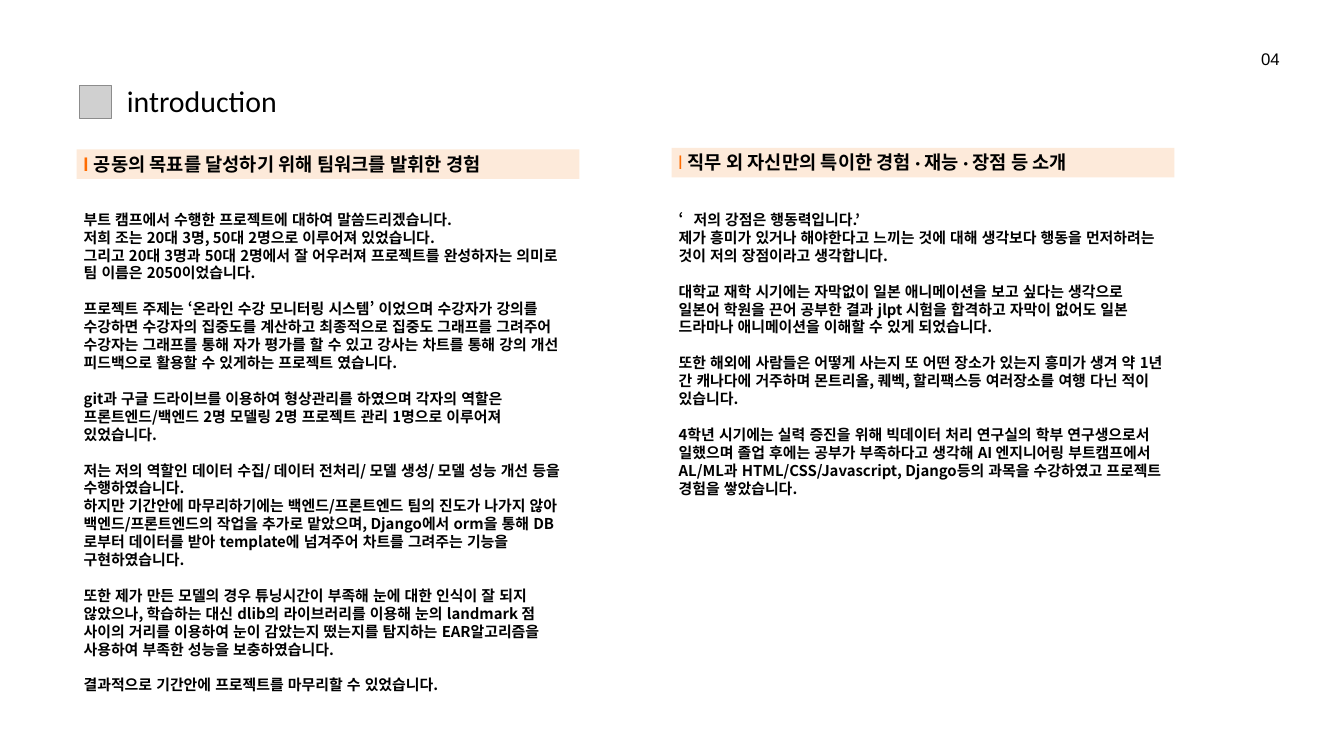
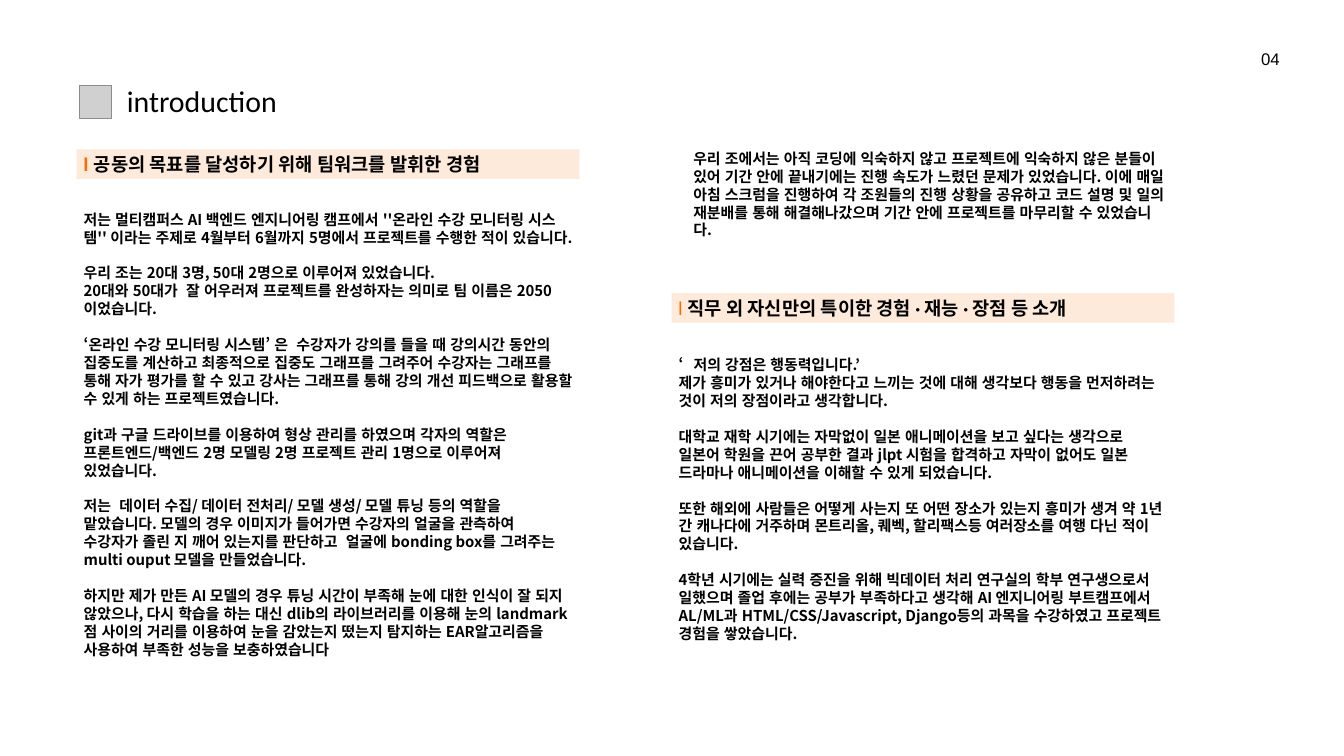
Before and after one commit to looloo404/portfolio, a slide deck: slide 6 of (fasoo)강지윤_프토플리오_멀티캠퍼스.pptx. Drawn at 1344x756 pixels with LibreOffice and Linux fonts; fonts in the diff are those of the drawing; grey boxes stand for pictures; background and template pictures are left out. Boxes give left, top, right and bottom in pixels: in the first picture for what was removed or moved away, otherwise in the second. Text is boxed around its words. In the diff, an @@ line names an element or a change of style, - is before the commit and + after.

```diff
--- a/(fasoo)강지윤_프토플리오_멀티캠퍼스.pptx
+++ b/(fasoo)강지윤_프토플리오_멀티캠퍼스.pptx
@@ text added at box(693, 151, 1164, 237), 16 pt, text #000000, bold @@
+우리 조에서는 아직 코딩에 익숙하지 않고 프로젝트에 익숙하지 않은 분들이 있어 기간 안에 끝내기에는 진행 속도가 느렸던 문제가 있었습니다. 이에 매일 아침 스크럼을 진행하여 각 조원들의 진행 상황을 공유하고 코드 설명 및 일의 재분배를 통해 해결해나갔으며 기간 안에 프로젝트를 마무리할 수 있었습니다.
@@ text at box(84, 212, 573, 657): text changed @@
-부트 캠프에서 수행한 프로젝트에 대하여 말씀드리겠습니다.
-저희 조는 20대 3명, 50대 2명으로 이루어져 있었습니다.
-그리고 20대 3명과 50대 2명에서 잘 어우러져 프로젝트를 완성하자는 의미로 팀 이름은 2050이었습니다.
-프로젝트 주제는 ‘온라인 수강 모니터링 시스템’ 이었으며 수강자가 강의를 수강하면 수강자의 집중도를 계산하고 최종적으로 집중도 그래프를 그려주어 수강자는 그래프를 통해 자가 평가를 할 수 있고 강사는 차트를 통해 강의 개선 피드백으로 활용할 수 있게하는 프로젝트 였습니다.
-git과 구글 드라이브를 이용하여 형상관리를 하였으며 각자의 역할은
-프론트엔드/백엔드 2명 모델링 2명 프로젝트 관리 1명으로 이루어져 있었습니다.
-저는 저의 역할인 데이터 수집/ 데이터 전처리/ 모델 생성/ 모델 성능 개선 등을 수행하였습니다.
-하지만 기간안에 마무리하기에는 백엔드/프론트엔드 팀의 진도가 나가지 않아 백엔드/프론트엔드의 작업을 추가로 맡았으며, Django에서 orm을 통해 DB로부터 데이터를 받아 template에 넘겨주어 차트를 그려주는 기능을 구현하였습니다.
-또한 제가 만든 모델의 경우 튜닝시간이 부족해 눈에 대한 인식이 잘 되지 않았으나, 학습하는 대신 dlib의 라이브러리를 이용해 눈의 landmark 점 사이의 거리를 이용하여 눈이 감았는지 떴는지를 탐지하는 EAR알고리즘을 사용하여 부족한 성능을 보충하였습니다.
-결과적으로 기간안에 프로젝트를 마무리할 수 있었습니다.
+저는 멀티캠퍼스 AI 백엔드 엔지니어링 캠프에서 ''온라인 수강 모니터링 시스템'' 이라는 주제로 4월부터 6월까지 5명에서 프로젝트를 수행한 적이 있습니다.
+우리 조는 20대 3명, 50대 2명으로 이루어져 있었습니다.
+20대와 50대가 잘 어우러져 프로젝트를 완성하자는 의미로 팀 이름은 2050이었습니다.
+‘온라인 수강 모니터링 시스템’ 은 수강자가 강의를 들을 때 강의시간 동안의 집중도를 계산하고 최종적으로 집중도 그래프를 그려주어 수강자는 그래프를 통해 자가 평가를 할 수 있고 강사는 그래프를 통해 강의 개선 피드백으로 활용할 수 있게 하는 프로젝트였습니다.
+git과 구글 드라이브를 이용하여 형상 관리를 하였으며 각자의 역할은 프론트엔드/백엔드 2명 모델링 2명 프로젝트 관리 1명으로 이루어져 있었습니다.
+저는 데이터 수집/ 데이터 전처리/ 모델 생성/ 모델 튜닝 등의 역할을 맡았습니다. 모델의 경우 이미지가 들어가면 수강자의 얼굴을 관측하여 수강자가 졸린 지 깨어 있는지를 판단하고 얼굴에 bonding box를 그려주는 multi ouput 모델을 만들었습니다.
+하지만 제가 만든 AI 모델의 경우 튜닝 시간이 부족해 눈에 대한 인식이 잘 되지 않았으나, 다시 학습을 하는 대신 dlib의 라이브러리를 이용해 눈의 landmark 점 사이의 거리를 이용하여 눈을 감았는지 떴는지 탐지하는 EAR알고리즘을 사용하여 부족한 성능을 보충하였습니다
@@ rectangle "l 직무 외 자신만의 특이한 ...": place and size @@
-rectangle "l 직무 외 자신만의 특이한 ..." at box(672, 148, 1175, 177)
+rectangle "l 직무 외 자신만의 특이한 ..." at box(672, 293, 1175, 323)
@@ text "‘저의 강점은 행동력입니다.’": place and size @@
-text "‘저의 강점은 행동력입니다.’" at box(679, 212, 1163, 496)
+text "‘저의 강점은 행동력입니다.’" at box(679, 357, 1163, 641)
```
Also in this commit, not shown: 1 other file.
